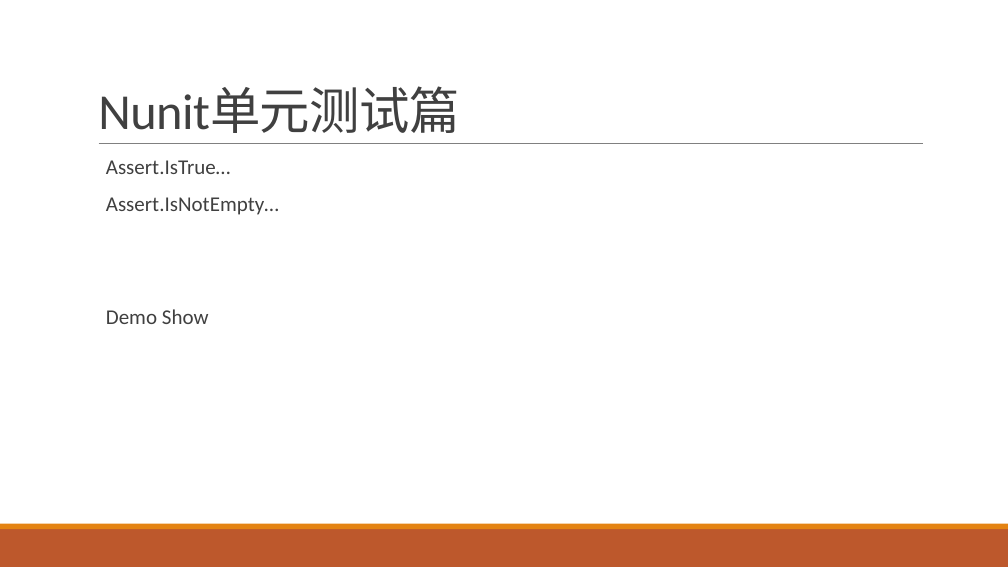
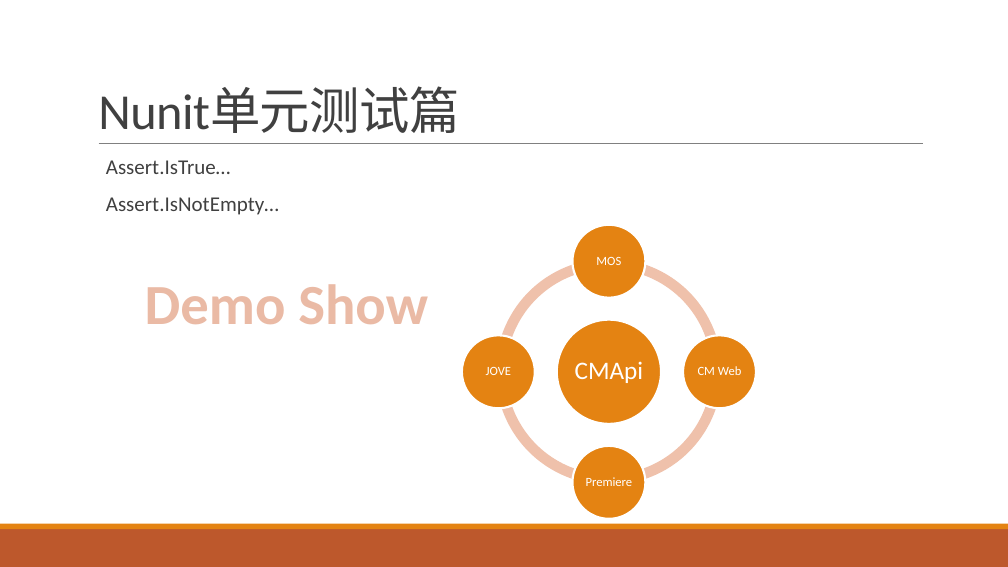
Before and after one commit to xhu218/HelloWorld, a slide deck: slide 8 of MyCProgram/周会PPT/开发经验分享.pptx (slide 7 before the commit). Drawn at 1008x567 pixels with LibreOffice and Linux fonts; fonts in the diff are those of the drawing. Boxes give left, top, right and bottom in pixels: in the first picture for what was removed or moved away, otherwise in the second. Text is boxed around its words. In the diff, an @@ line names an element or a change of style, - is before the commit and + after.

```diff
--- a/MyCProgram/周会PPT/开发经验分享.pptx
+++ b/MyCProgram/周会PPT/开发经验分享.pptx
@@ text added at (145,284,428,324), 54 pt, text #EABAA5, bold @@
+Demo Show
@@ text at (106,309,209,324): paragraph removed @@
-  Demo Show
@@ group added at (462,225,756,520): 5 ellipses, 5 texts, 4 arch (boxed as its full ring)s @@
+CMApi
+MOS
+CM Web
+Premiere
+JOVE
```
Also in this commit, not shown: 4 other slides changed, 1 slide added.
